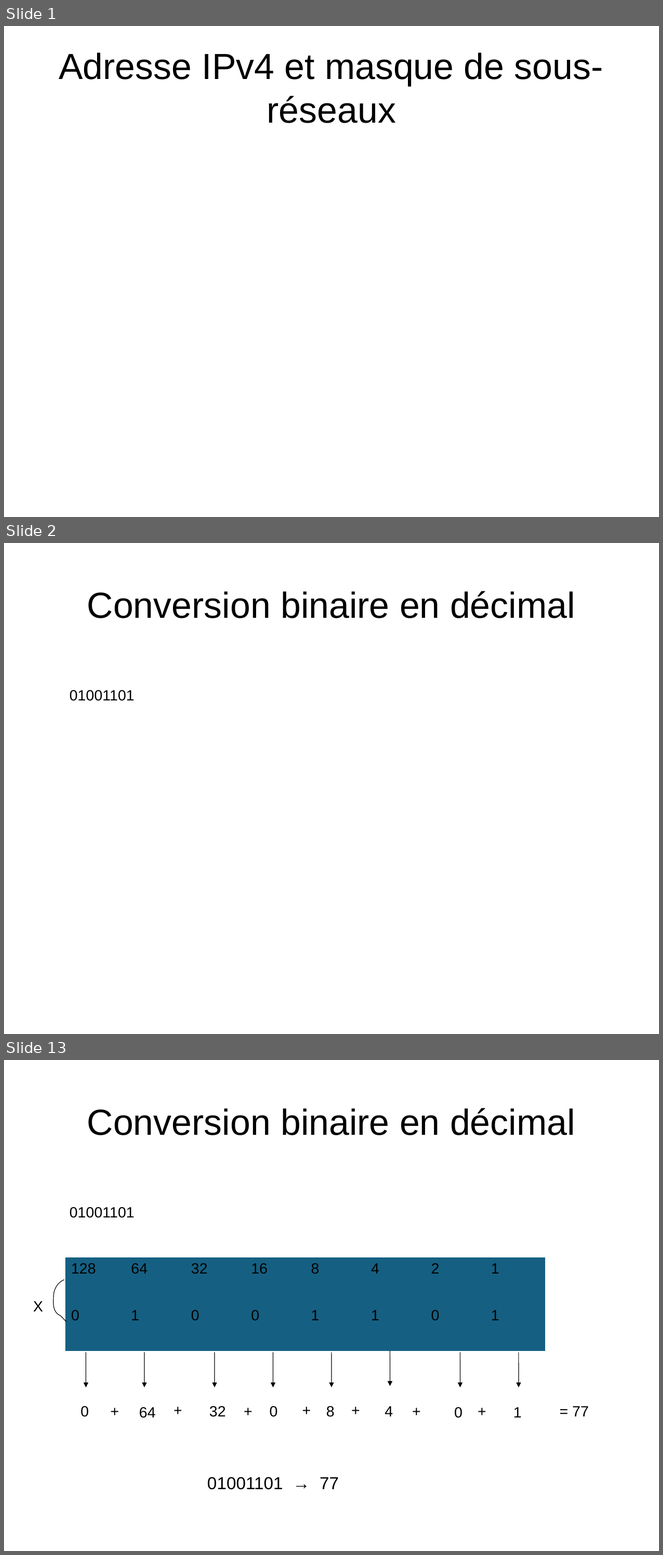
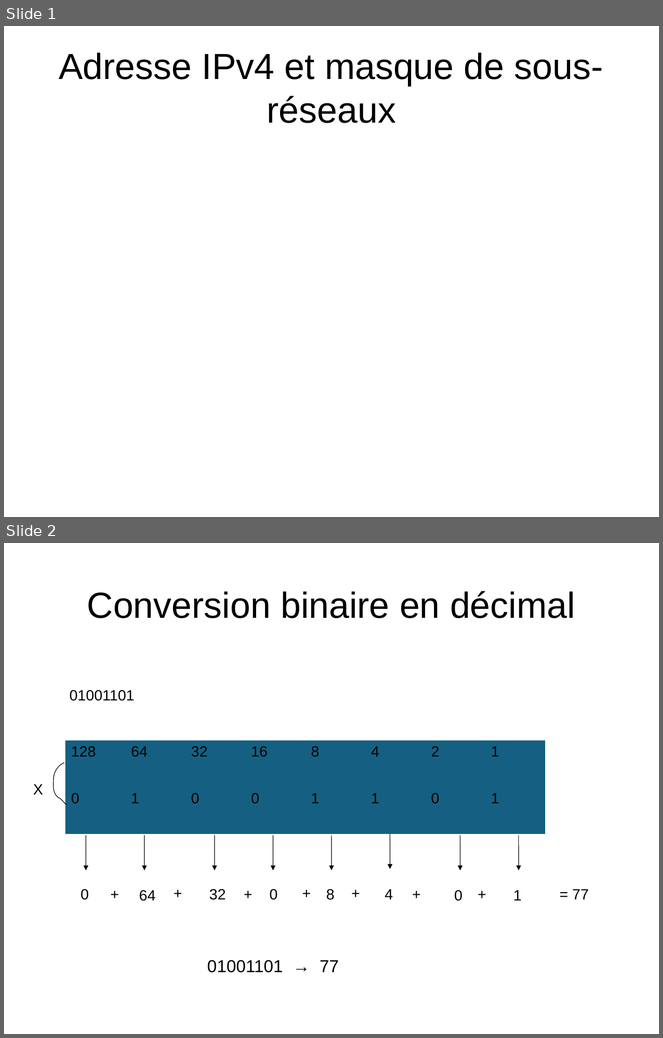
Before and after one commit to jbs-sti/jbs-sti.github.io, a slide deck: bts1/reseaux/02-adressage-ip/cours-adresse-ipv4-masque/fichiers/cours-adresse-ipv4-masque.pptx. Shown one above the other, each under a label of ours: slides 1, 2 and 13 before the commit, slides 1 and 2 after it; the slides between them are not shown. The pictures are 663x1555 and 663x1038 pixels, drawn with LibreOffice and Linux fonts; fonts in the diff are those of the drawing; background and template pictures are left out. Boxes give left, top, right and bottom in pixels: in the first picture for what was removed or moved away, otherwise in the second. Text is boxed around its words. In the diff, an @@ line names an element or a change of style, - is before the commit and + after.

```diff
--- a/bts1/reseaux/02-adressage-ip/cours-adresse-ipv4-masque/fichiers/cours-adresse-ipv4-masque.pptx
+++ b/bts1/reseaux/02-adressage-ip/cours-adresse-ipv4-masque/fichiers/cours-adresse-ipv4-masque.pptx
@@ slide 2 removed at [4, 543, 659, 1034], background picture (left out) @@
@@ text removed at [87, 591, 575, 618] @@
-Conversion binaire en décimal
@@ text removed at [70, 690, 135, 701] @@
-01001101
@@ what was slide 13 is now slide 2 @@
```
Also in this commit, not shown: 71 other slides removed, 2 other files.
